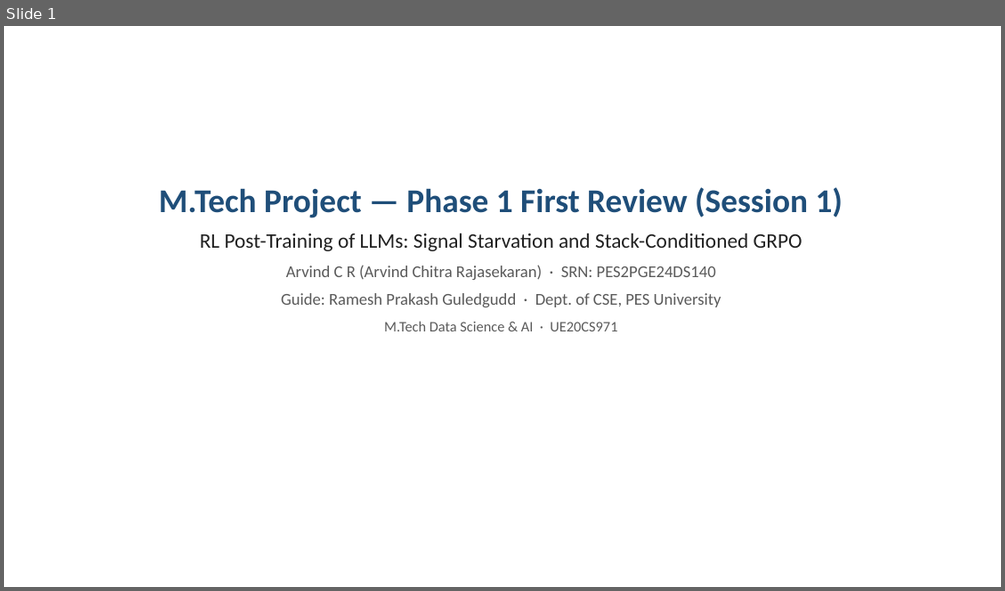
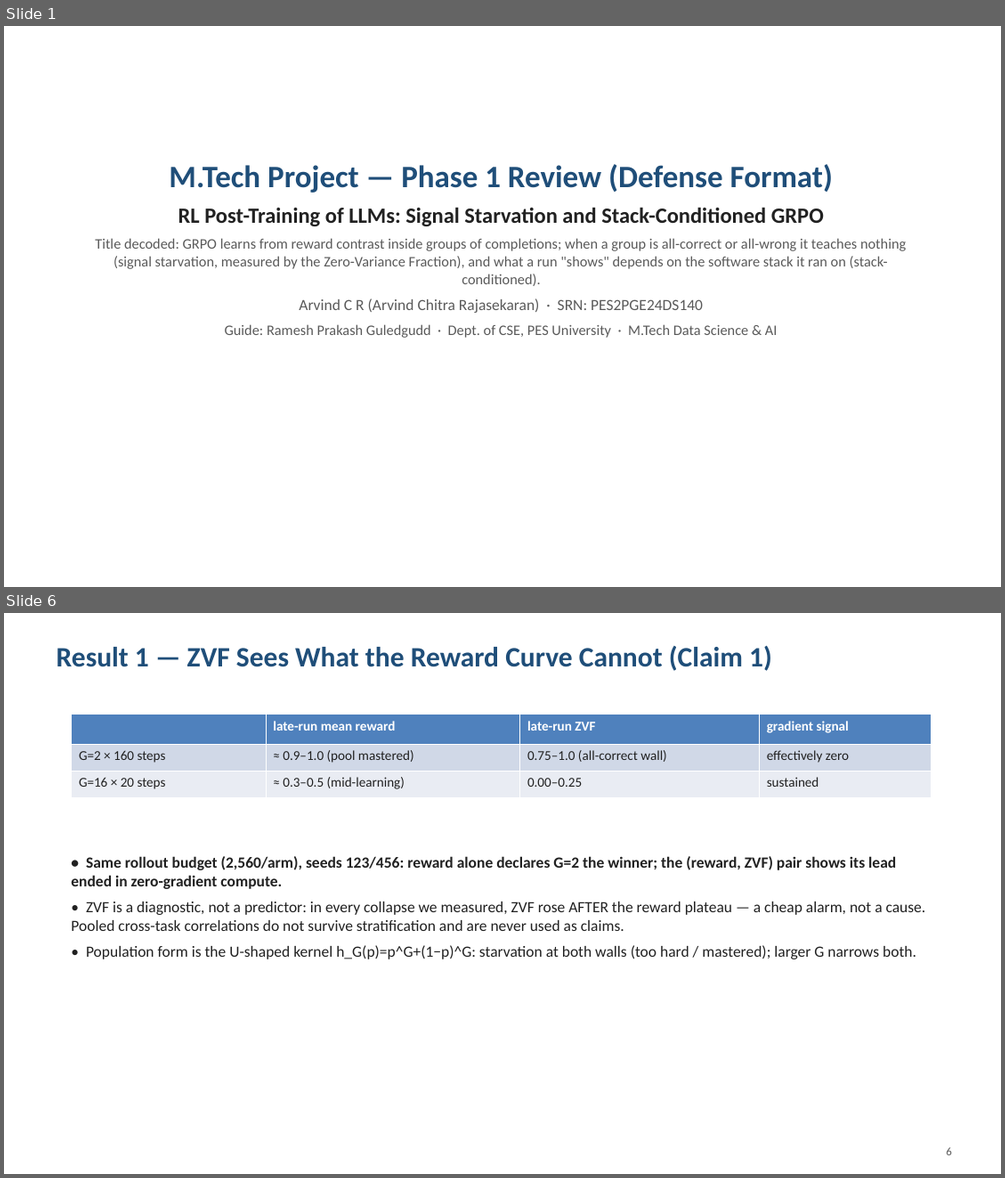
Before and after one commit to arvindcr4/tinker-rl-lab, a slide deck: outputs/PESU_MTech_Phase1_Session1_Review_ArvindCR.pptx. Shown one above the other, each under a label of ours: slide 1 before the commit, slides 1 and 6 after it; the slides between them are not shown. The pictures are 1005x591 and 1005x1178 pixels, drawn with LibreOffice and Linux fonts; fonts in the diff are those of the drawing. Boxes give left, top, right and bottom in pixels: in the first picture for what was removed or moved away, otherwise in the second. Text is boxed around its words. In the diff, an @@ line names an element or a change of style, - is before the commit and + after.

```diff
--- a/outputs/PESU_MTech_Phase1_Session1_Review_ArvindCR.pptx
+++ b/outputs/PESU_MTech_Phase1_Session1_Review_ArvindCR.pptx
@@ slide 6 added at [4,613,1001,1174], background #FFFFFF @@
@@ text added at [57,646,772,671], 27 pt, text #1F4E79, bold @@
+Result 1 — ZVF Sees What the Reward Curve Cannot (Claim 1)
@@ table added at [72,714,931,795], 3 rows, 4 columns @@
+ | late-run mean reward | late-run ZVF | gradient signal
+G=2 × 160 steps | ≈ 0.9–1.0 (pool mastered) | 0.75–1.0 (all-correct wall) | effectively zero
+G=16 × 20 steps | ≈ 0.3–0.5 (mid-learning) | 0.00–0.25 | sustained
@@ text added at [71,856,926,959], 15 pt, text #212121 @@
+• Same rollout budget (2,560/arm), seeds 123/456: reward alone declares G=2 the winner; the (reward, ZVF) pair shows its lead ended in zero-gradient compute.
+• ZVF is a diagnostic, not a predictor: in every collapse we measured, ZVF rose AFTER the reward plateau — a cheap alarm, not a cause. Pooled cross-task correlations do not survive stratification and are never used as claims.
+• Population form is the U-shaped kernel h_G(p)=p^G+(1−p)^G: starvation at both walls (too hard / mastered); larger G narrows both.
@@ text added at [946,1147,951,1155], 11 pt, text #5A5A5A @@
+6
@@ slide 1 changed as well @@
@@ text "M.Tech Project — Phase 1 ...": place and size @@
-text "M.Tech Project — Phase 1 ..." at [159,187,843,331]
+text "M.Tech Project — Phase 1 ..." at [95,164,906,338]
@@ text at [169,164,833,192]: text changed; size 32 to 30 pt @@
-M.Tech Project — Phase 1 First Review (Session 1)
+M.Tech Project — Phase 1 Review (Defense Format)
@@ text at [178,207,824,313]: size 20 to 21 pt, bold on in "RL Post-Training of LLMs: Signal Starvation and ..."; size 16 to 15 pt in "Arvind C R (Arvind Chitra Rajasekaran) · ..."; less space between paragraphs @@
@@ text at [95,238,906,286]: paragraph added @@
+Title decoded: GRPO learns from reward contrast inside groups of completions; when a group is all-correct or all-wrong it teaches nothing (signal starvation, measured by the Zero-Variance Fraction), and what a run "shows" depends on the software stack it ran on (stack-conditioned).
@@ text at [225,324,777,338]: text changed; size 16 to 14 pt @@
-Guide: Ramesh Prakash Guledgudd · Dept. of CSE, PES University
-M.Tech Data Science & AI · UE20CS971
+Guide: Ramesh Prakash Guledgudd · Dept. of CSE, PES University · M.Tech Data Science & AI
```
Also in this commit, not shown: 2 other slides changed, 11 other slides added, 10 slides removed, 1 other file.
